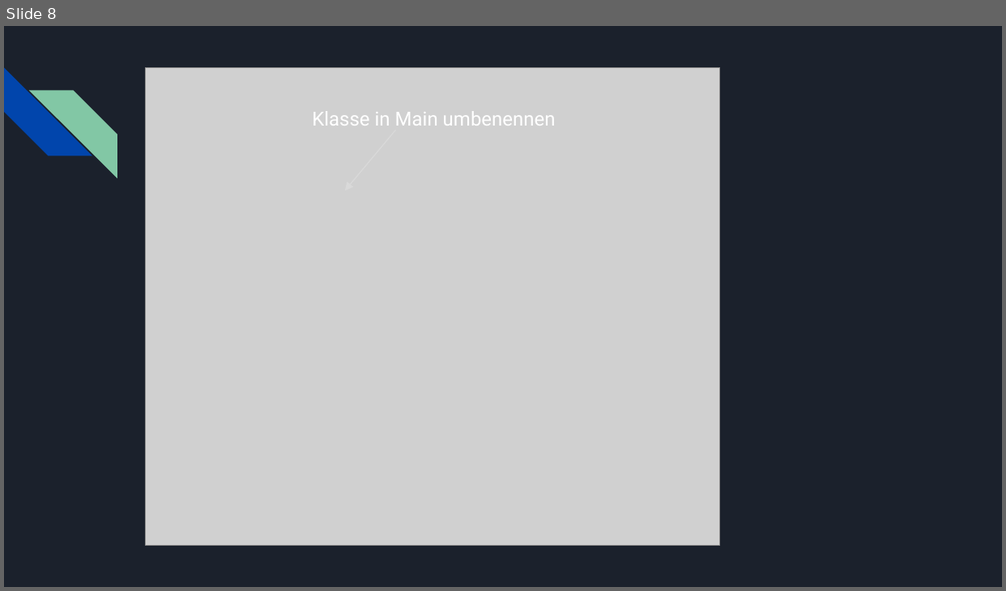
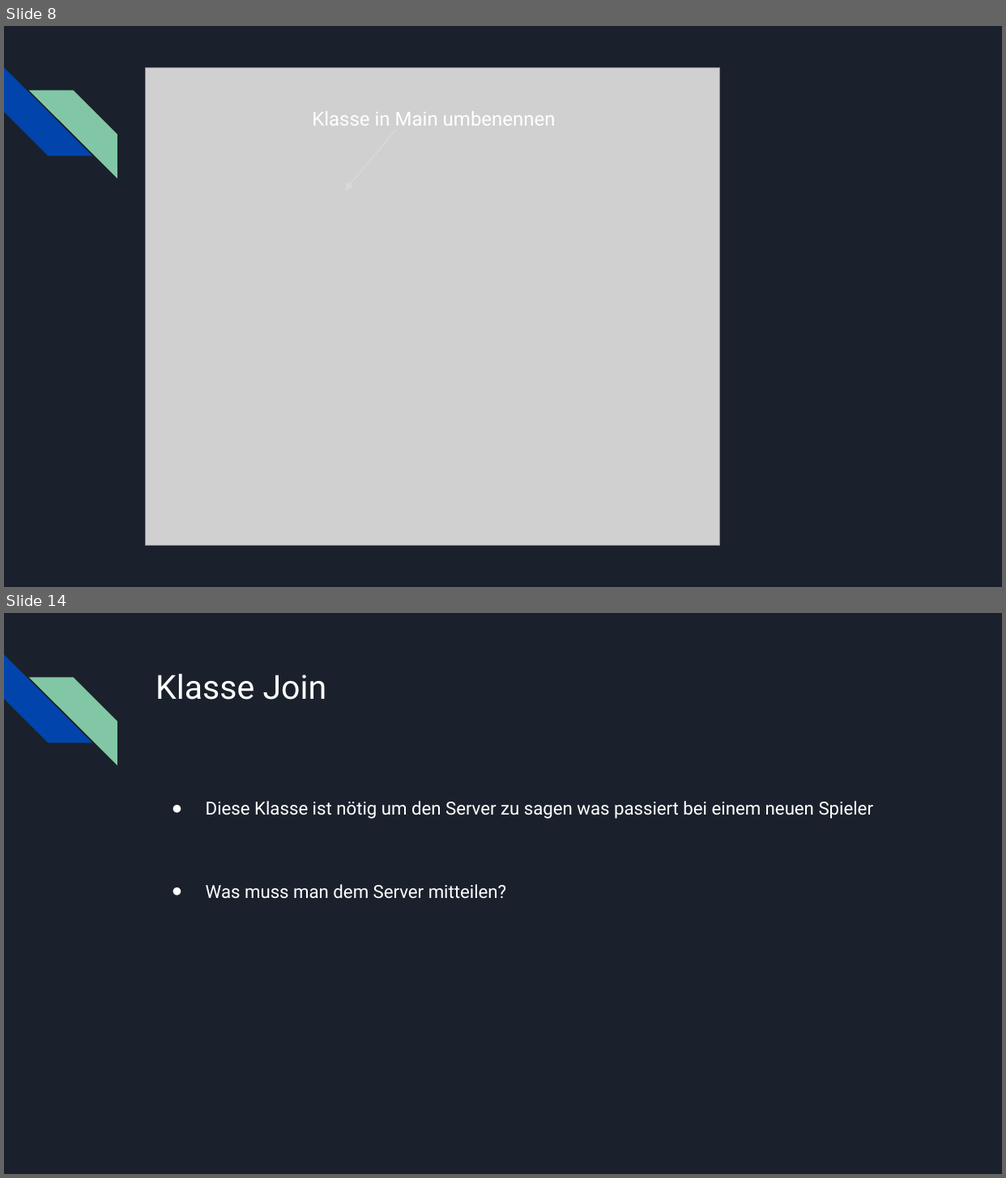
Before and after one commit to Andreas-FHE/NPCPlugin, a slide deck: documentation/AI4Kids_presentation1_NPC.pptx. Shown one above the other, each under a label of ours: slide 8 before the commit, slides 8 and 14 after it; the slides between them are not shown. The pictures are 1006x591 and 1006x1178 pixels, drawn with LibreOffice and Linux fonts; fonts in the diff are those of the drawing; grey boxes stand for pictures. Boxes give left, top, right and bottom in pixels: in the first picture for what was removed or moved away, otherwise in the second. Text is boxed around its words. In the diff, an @@ line names an element or a change of style, - is before the commit and + after.

```diff
--- a/documentation/AI4Kids_presentation1_NPC.pptx
+++ b/documentation/AI4Kids_presentation1_NPC.pptx
@@ slide 14 added at (4, 613, 1002, 1174), background #1B212C; not listed: 2 template elements that a slide beside it also shows @@
@@ title added at (155, 674, 327, 700), 24 pt, text #FFFFFF @@
+Klasse Join
@@ text added at (206, 801, 874, 899), 13 pt, text #FFFFFF @@
+● Diese Klasse ist nötig um den Server zu sagen was passiert bei einem neuen Spieler
+● Was muss man dem Server mitteilen?
```
Also in this commit, not shown: 5 slides changed, 2 other slides added, 1 slide removed, 4 other files.
